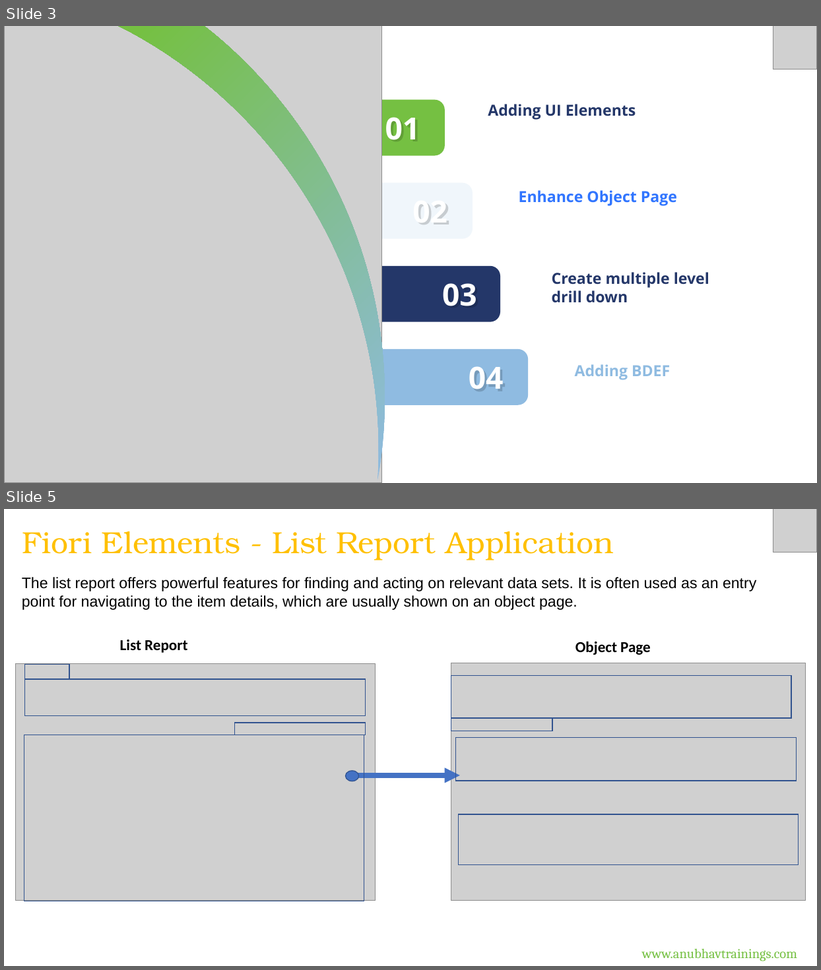
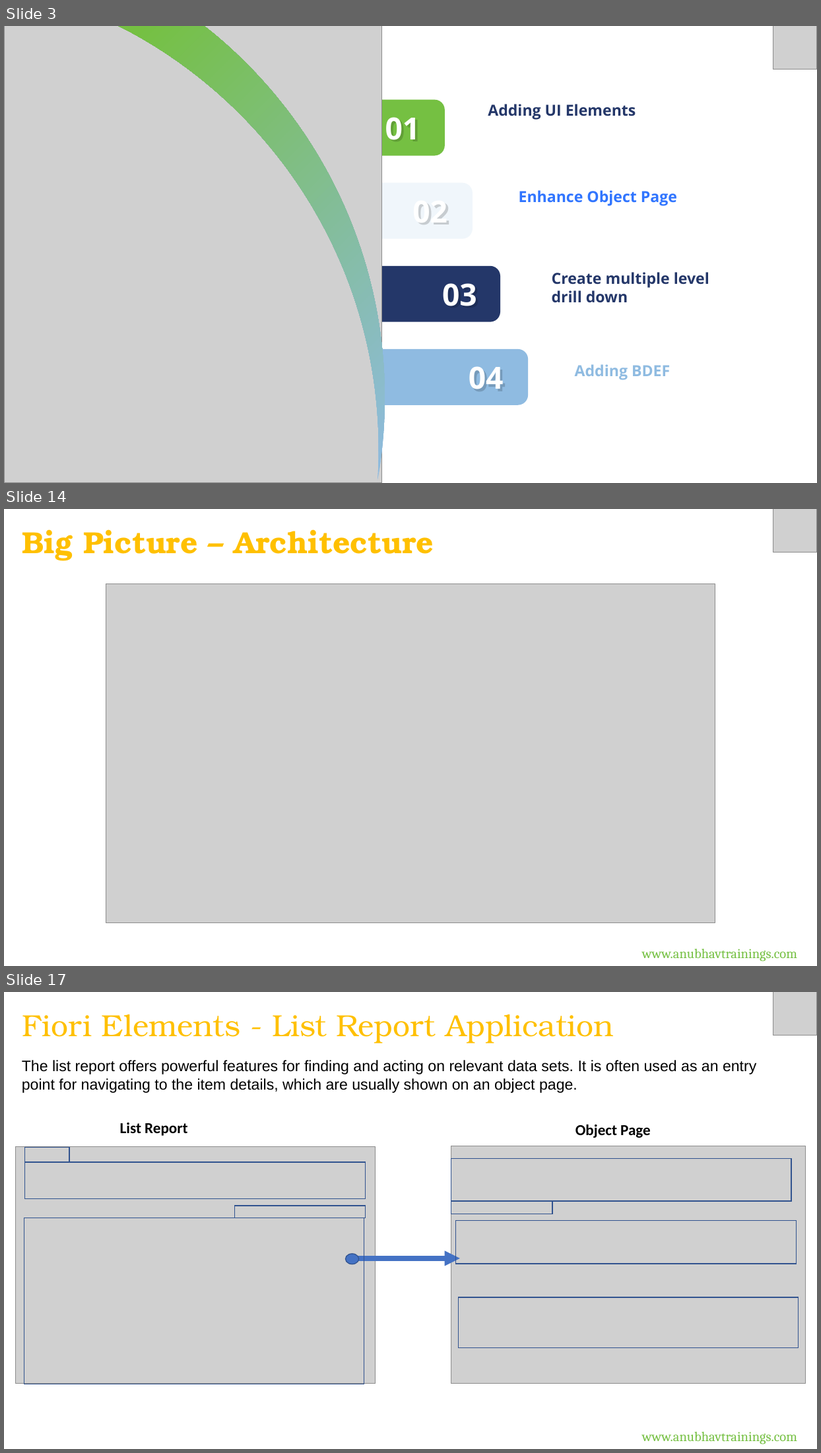
Before and after one commit to soyuztechnologies/RAP_Training_Applied_Materials, a slide deck: Day 6/DAY-6.pptx. Shown one above the other, each under a label of ours: slides 3 and 5 before the commit, slides 3, 14 and 17 after it; the slides between them are not shown. The pictures are 821x970 and 821x1453 pixels, drawn with LibreOffice and Linux fonts; fonts in the diff are those of the drawing; grey boxes stand for pictures. Boxes give left, top, right and bottom in pixels: in the first picture for what was removed or moved away, otherwise in the second. Text is boxed around its words. In the diff, an @@ line names an element or a change of style, - is before the commit and + after.

```diff
--- a/Day 6/DAY-6.pptx
+++ b/Day 6/DAY-6.pptx
@@ slide 14 added at (x1=4, y1=509, x2=817, y2=966), background #FFFFFF @@
@@ picture added at (x1=773, y1=509, x2=817, y2=553) @@
@@ text added at (x1=22, y1=529, x2=434, y2=561), 36 pt, text #FFC000, bold @@
+Big Picture – Architecture
@@ picture added at (x1=106, y1=584, x2=716, y2=923) @@
@@ text added at (x1=642, y1=949, x2=797, y2=962), 16 pt, text #75C042 @@
+www.anubhavtrainings.com
@@ what was slide 5 is now slide 17 @@
```
Also in this commit, not shown: 1 slide changed, 11 other slides added, 4 other files.
